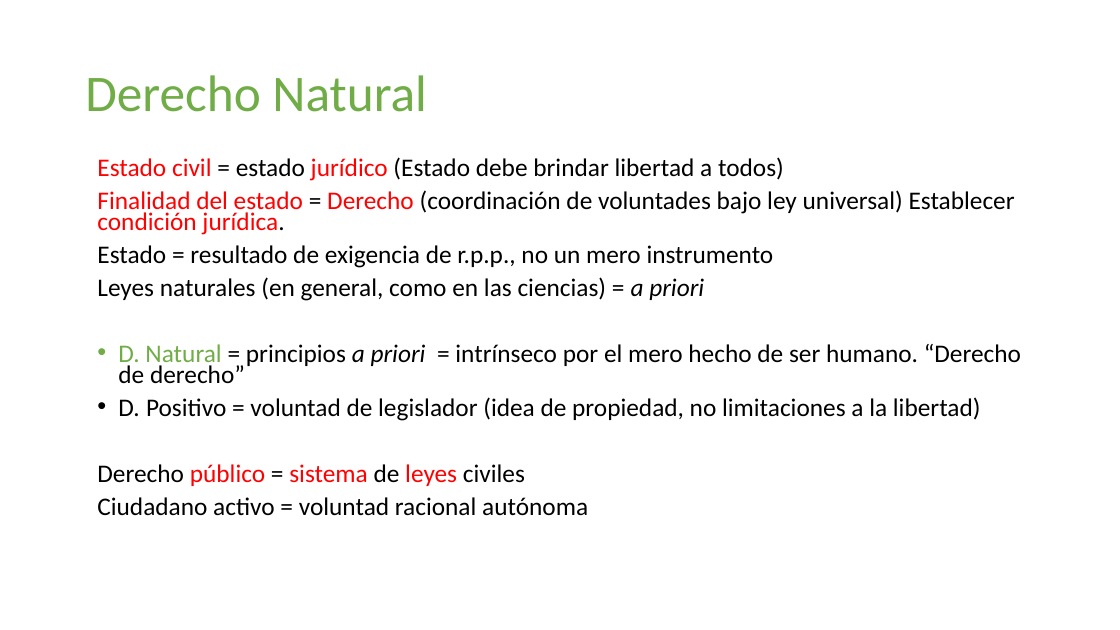
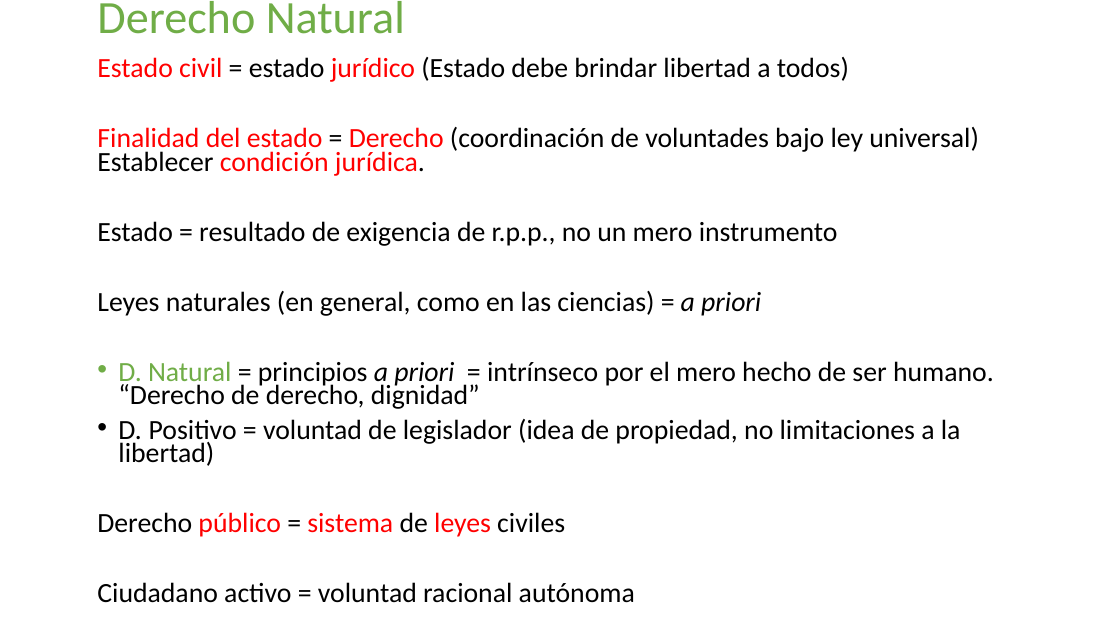
Before and after one commit to zaboltar/zaboltar.github.io, a slide deck: slide 14 of assets uarm/2023 1 UarmPCrit/Kant - Doctrina del Derecho.pptx (slide 10 before the commit). Drawn at 1120x630 pixels with LibreOffice and Linux fonts; fonts in the diff are those of the drawing. Boxes give left, top, right and bottom in pixels: in the first picture for what was removed or moved away, otherwise in the second. Text is boxed around its words. In the diff, an @@ line names an element or a change of style, - is before the commit and + after.

```diff
--- a/assets uarm/2023 1 UarmPCrit/Kant - Doctrina del Derecho.pptx
+++ b/assets uarm/2023 1 UarmPCrit/Kant - Doctrina del Derecho.pptx
@@ title "Derecho Natural": place and size @@
-title "Derecho Natural" at [85,75,426,112]
+title "Derecho Natural" at [97,1,405,34]
@@ title "Derecho Natural" at [97,1,405,34]: size 44 to 39.6 pt @@
@@ text "Estado civil = estado jurídico ...": place and size @@
-text "Estado civil = estado jurídico ..." at [97,157,1021,516]
+text "Estado civil = estado jurídico ..." at [97,57,994,603]
@@ text at [97,57,979,603]: size 21.7 to 23.8 pt in "Estado civil = estado jurídico (Estado debe ...", "Finalidad del estado = Derecho (coordinación de ...", "Estado = resultado de exigencia de r.p.p., ...", "Leyes naturales (en general, como en las ..." and 3 more places @@
@@ text at [118,361,994,409]: text changed; size 21.7 to 23.8 pt @@
-• D. Natural = principios a priori = intrínseco por el mero hecho de ser humano. “Derecho de derecho”
+• D. Natural = principios a priori = intrínseco por el mero hecho de ser humano. “Derecho de derecho, dignidad”
```
Also in this commit, not shown: 22 other slides changed, 17 slides added, 2 slides removed, 3 other files.
